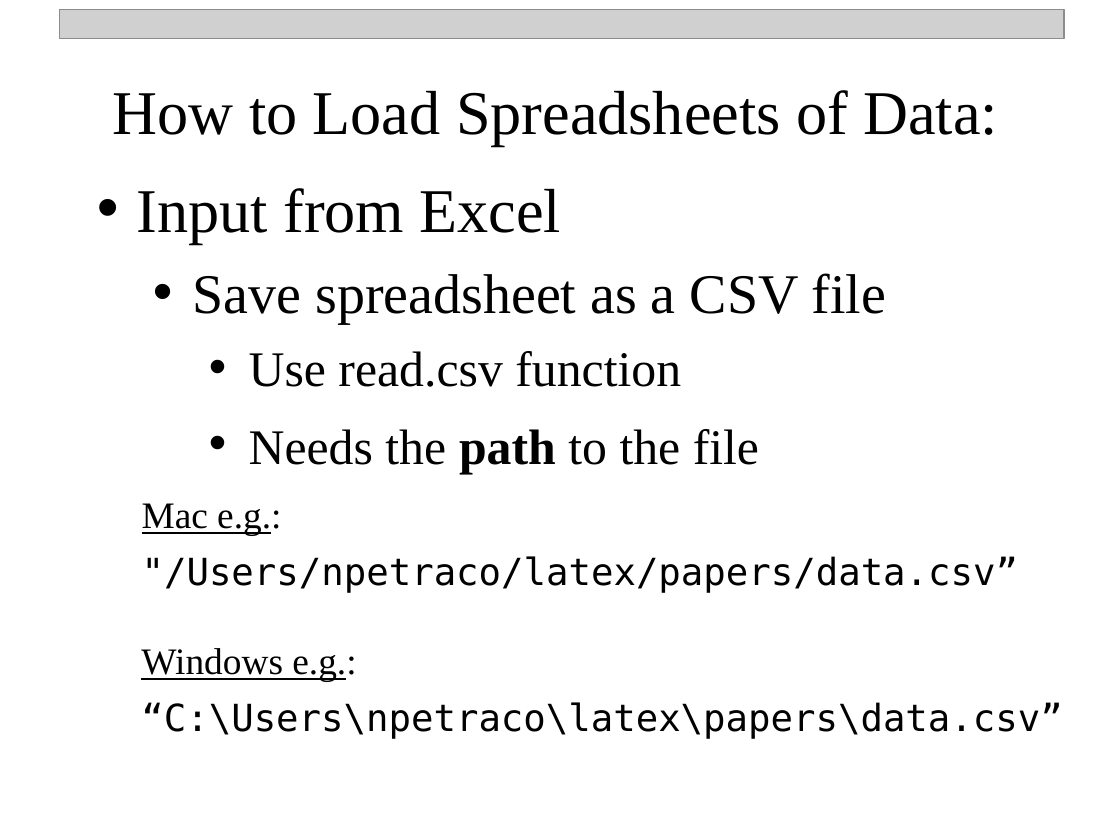
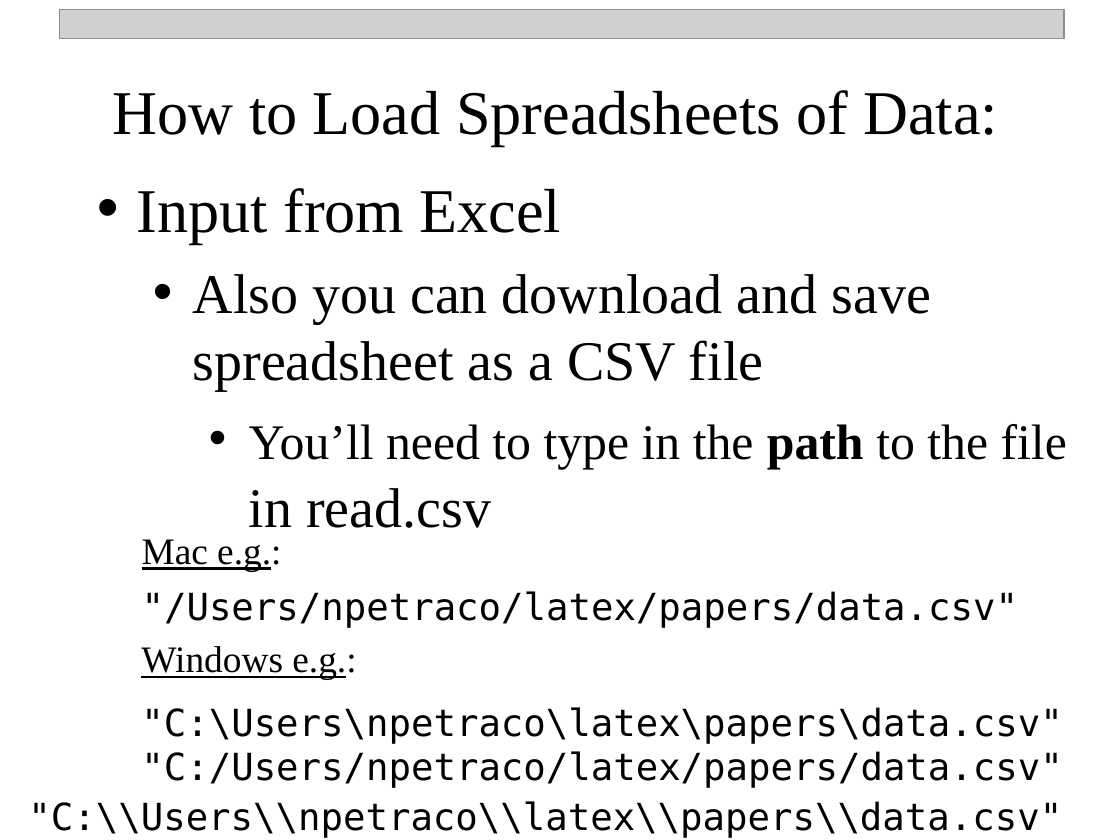
Before and after one commit to npetraco/CHE302, a slide deck: slide 13 of Laboratories/Lab0/Intro_To_R.pptx (slide 11 before the commit). Drawn at 1120x840 pixels with LibreOffice and Linux fonts; fonts in the diff are those of the drawing; grey boxes stand for pictures. Boxes give left, top, right and bottom in pixels: in the first picture for what was removed or moved away, otherwise in the second. Text is boxed around its words. In the diff, an @@ line names an element or a change of style, - is before the commit and + after.

```diff
--- a/Laboratories/Lab0/Intro_To_R.pptx
+++ b/Laboratories/Lab0/Intro_To_R.pptx
@@ text at (193, 274, 1067, 528): text changed; size 32 to 36 pt @@
-    • Save spreadsheet as a CSV file
-      • Use read.csv function
-      • Needs the path to the file
+    • Also you can download and save spreadsheet as a CSV file
+      • You’ll need to type in the path to the file in read.csv
@@ text "Mac e.g.:": place and size @@
-text "Mac e.g.:" at (142, 503, 281, 535)
+text "Mac e.g.:" at (142, 539, 281, 571)
@@ text at (142, 591, 1018, 628): text changed @@
-"/Users/npetraco/latex/papers/data.csv”
+"/Users/npetraco/latex/papers/data.csv"
@@ text at (141, 707, 1062, 788): text changed @@
-“C:\Users\npetraco\latex\papers\data.csv”
+"C:\Users\npetraco\latex\papers\data.csv"
+"C:/Users/npetraco/latex/papers/data.csv"
@@ text added at (28, 801, 1062, 838), 24 pt, text #000000 @@
+"C:\\Users\\npetraco\\latex\\papers\\data.csv"
```
Also in this commit, not shown: 3 other slides changed, 3 slides added, 1 other file.
